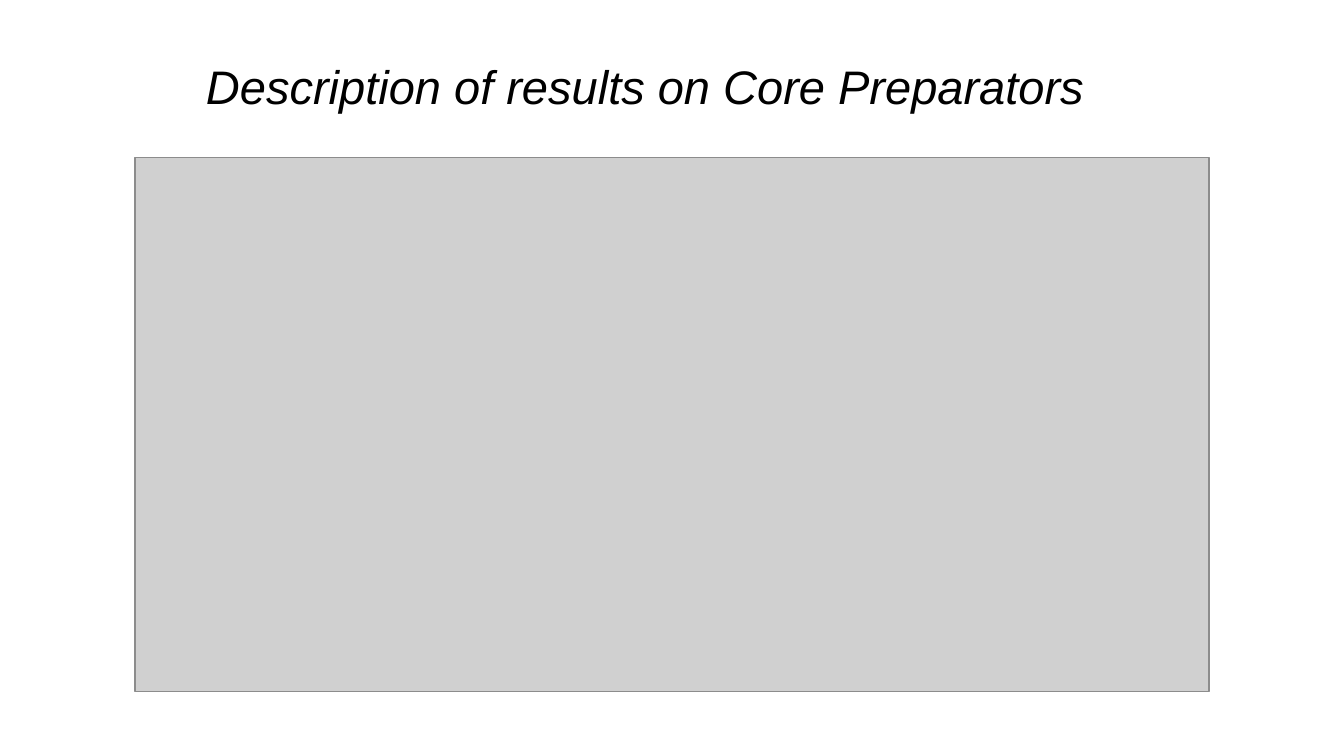
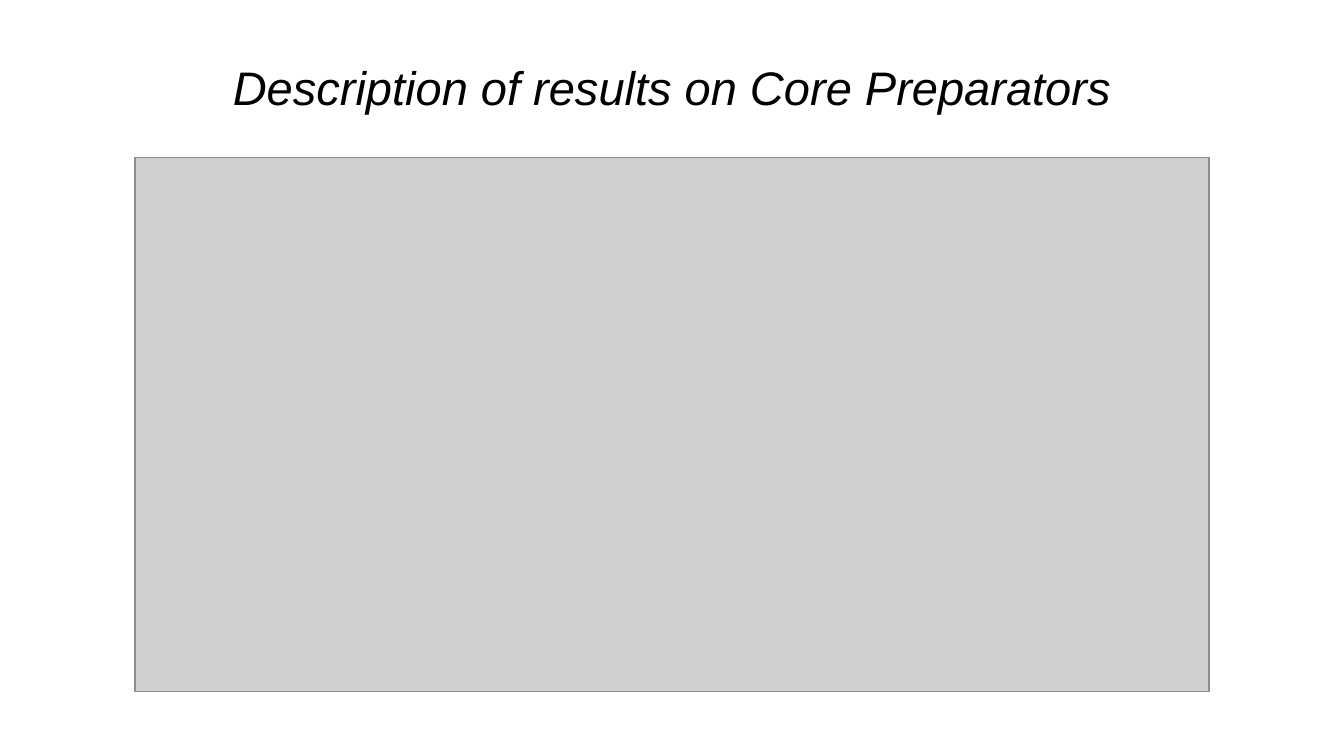
Before and after one commit to cosimop2000/BDMG-vehicle-accidents, a slide deck: slide 7 of Ferrari-Pavone-Pederzoli.pptx. Drawn at 1344x756 pixels with LibreOffice and Linux fonts; fonts in the diff are those of the drawing; grey boxes stand for pictures. Boxes give left, top, right and bottom in pixels: in the first picture for what was removed or moved away, otherwise in the second. Text is boxed around its words. In the diff, an @@ line names an element or a change of style, - is before the commit and + after.

```diff
--- a/Ferrari-Pavone-Pederzoli.pptx
+++ b/Ferrari-Pavone-Pederzoli.pptx
@@ title "Description of results on Core ..." at (233, 71, 1111, 114): alignment left to centre @@
```
Also in this commit, not shown: 9 other slides changed, 1 slide added.
